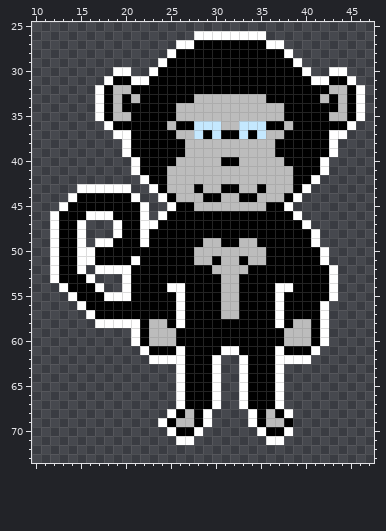
Two states of a sprite sheet, img/newmonkey.png. Above, as it was before the edit.
The file is 128x164 pixels, drawn in blocks of 2x2; one block is one cell here. Shown: x 10..47, y 25..73.
The result:
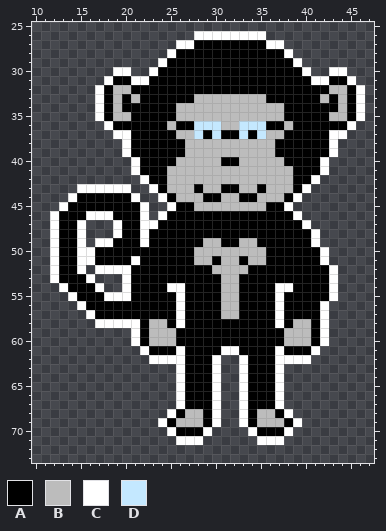
Palette (. is transparent): A #000000  B #bcbcbc  C #ffffff  D #c4e8ff
Difference:
Colour C becomes colour A in rows 68 to 69 at x 29 and 34; in row 70 at x 28 and 35.
Colour A becomes colour B in rows 68 to 69 at x 28 and 35.
The author put colour C in row 68 at x 30 and 33; in row 69 at x 30, 33 and 39; in row 70 at x 29 and 34; in row 71 at x 28 and 35.
Pixel boxes of the changes (left, top, right, bottom) in both pictures:
changed: (194, 409, 302, 445)
